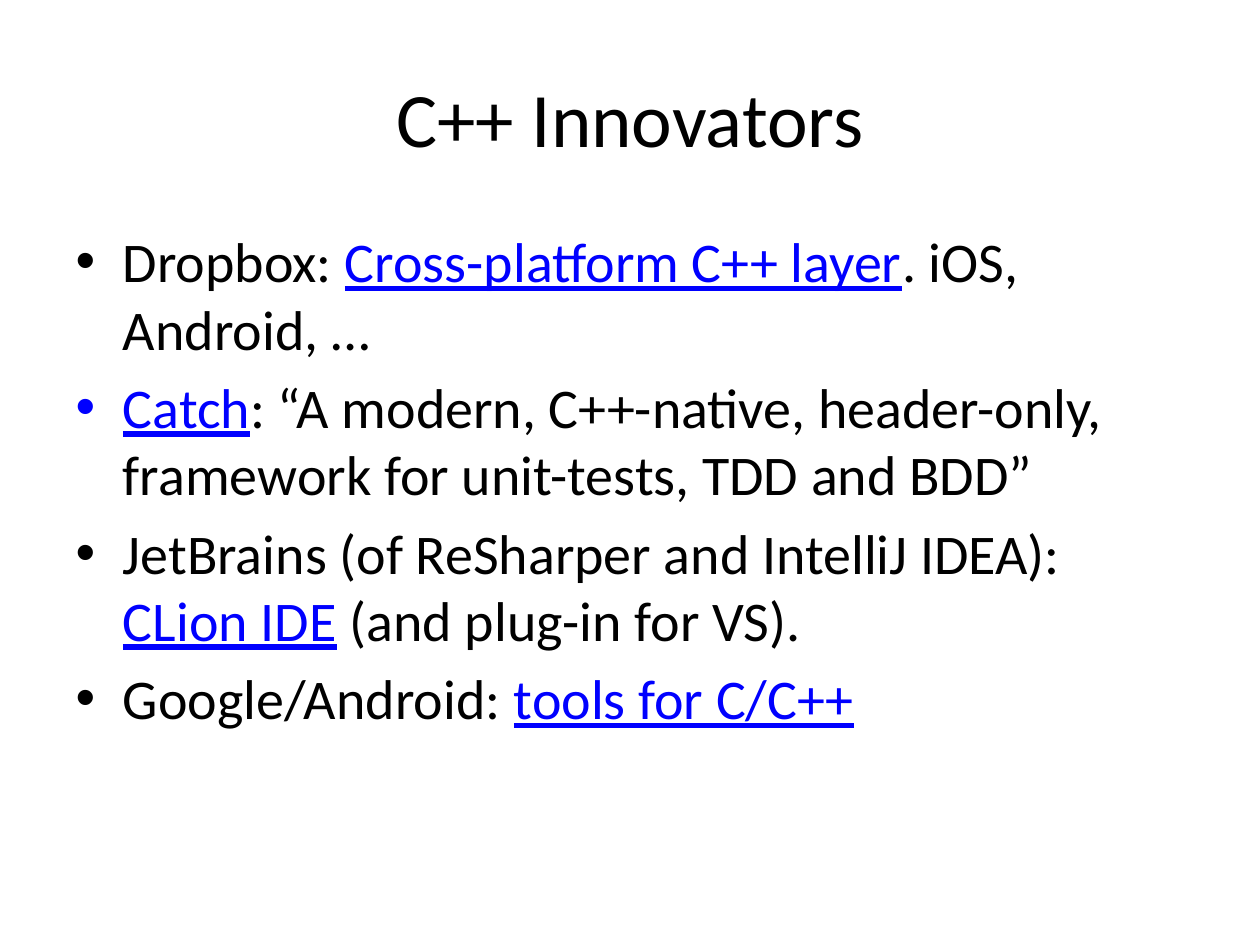
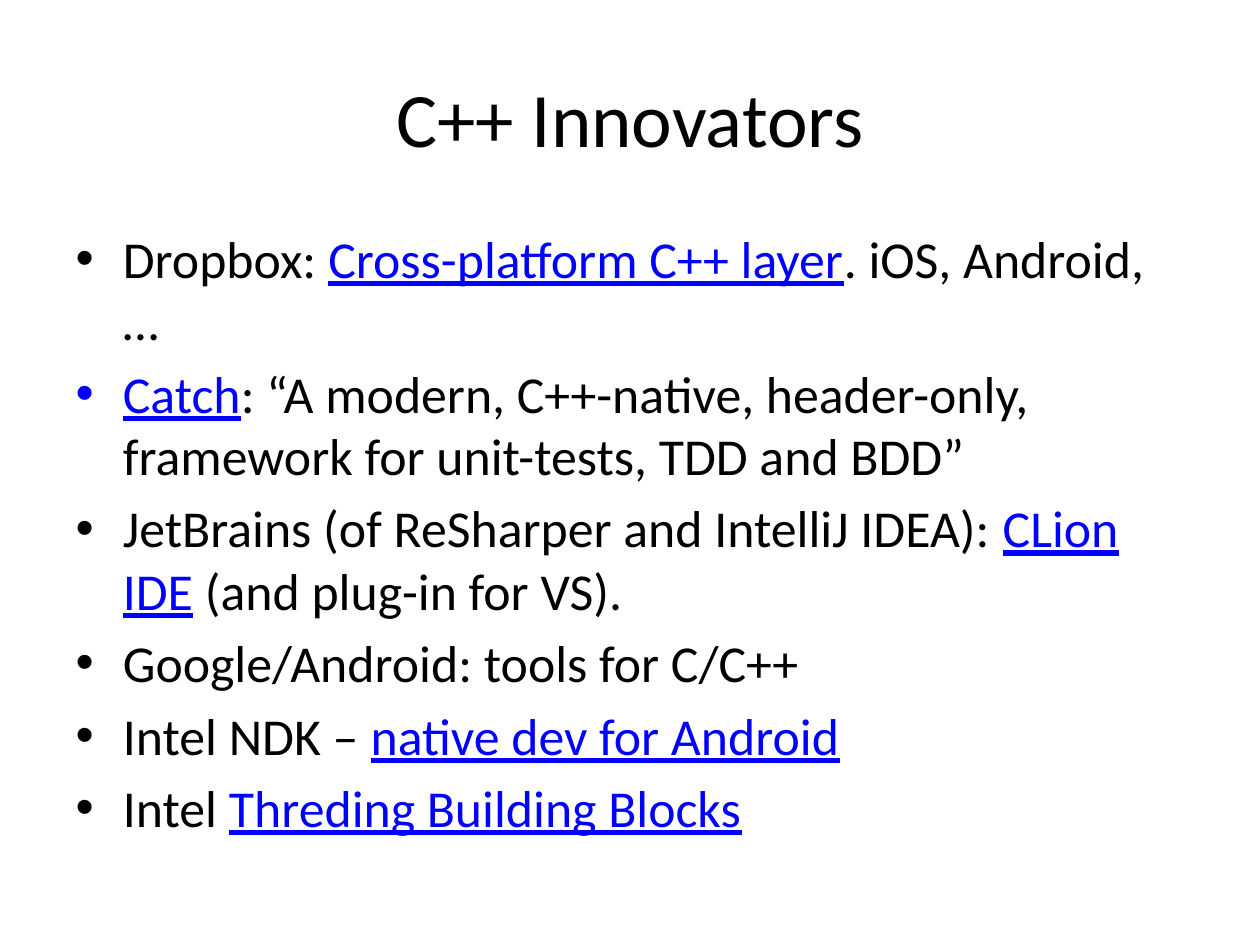
Before and after one commit to fellmad/FunWithCpp11, a slide deck: slide 9 of doc/Fun_with_C++11.pptx. Drawn at 1260x945 pixels with LibreOffice and Linux fonts; fonts in the diff are those of the drawing. Boxes give left, top, right and bottom in pixels: in the first picture for what was removed or moved away, otherwise in the second. Text is boxed around its words. In the diff, an @@ line names an element or a change of style, - is before the commit and + after.

Commit message:
pptx

```diff
--- a/doc/Fun_with_C++11.pptx
+++ b/doc/Fun_with_C++11.pptx
@@ text at box(123, 242, 1144, 691): size 32 to 29.6 pt in "Dropbox: Cross-platform C++ layer. iOS, Android, …", "Catch: “A modern, C++-native, header-only, framework for ...", "JetBrains (of ReSharper and IntelliJ IDEA): CLion ...", "Google/Android: tools for C/C++"; text colour #0000FF to #000000, underline off in "tools for C/C++" @@
@@ text at box(123, 719, 839, 836): paragraphs added @@
+• Intel NDK – native dev for Android
+• Intel Threding Building Blocks
```
